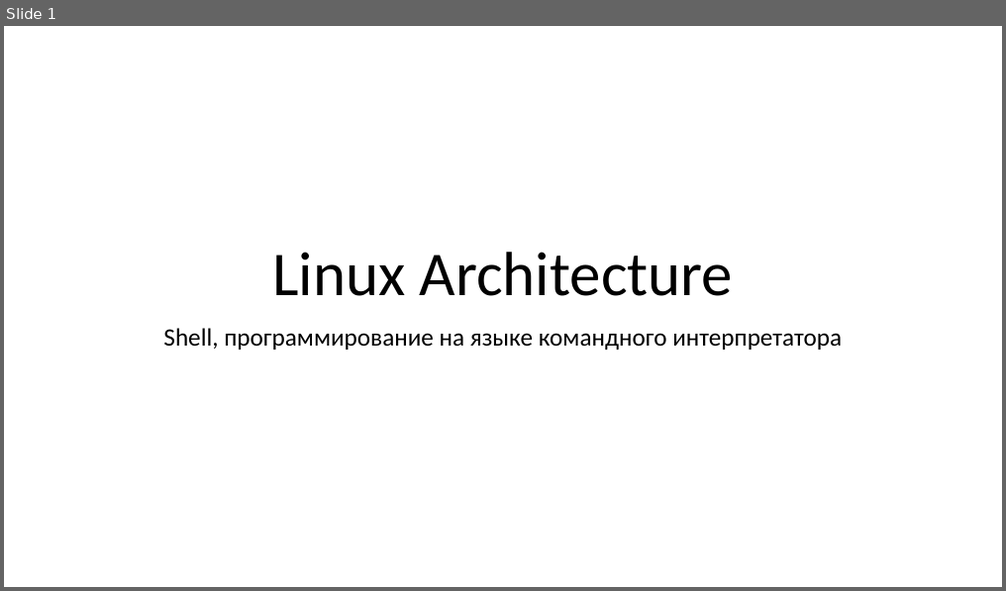
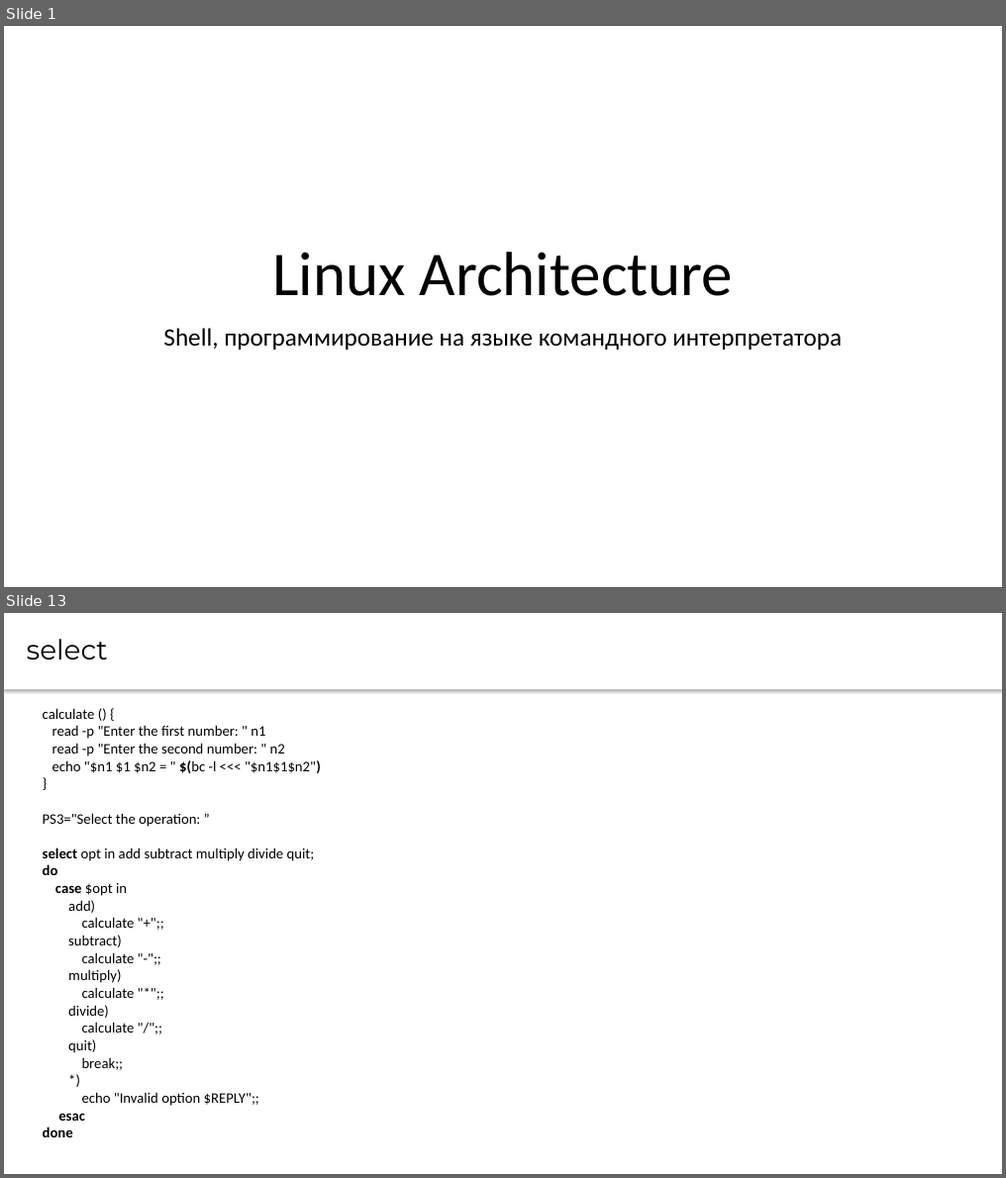
Before and after one commit to CsteerDevops1/lectures_devops2, a slide deck: LinuxArch/LinuxArch5.pptx. Shown one above the other, each under a label of ours: slide 1 before the commit, slides 1 and 13 after it; the slides between them are not shown. The pictures are 1006x591 and 1006x1178 pixels, drawn with LibreOffice and Linux fonts; fonts in the diff are those of the drawing. Boxes give left, top, right and bottom in pixels: in the first picture for what was removed or moved away, otherwise in the second. Text is boxed around its words. In the diff, an @@ line names an element or a change of style, - is before the commit and + after.

```diff
--- a/LinuxArch/LinuxArch5.pptx
+++ b/LinuxArch/LinuxArch5.pptx
@@ slide 13 added at [4,613,1002,1174], background #FFFFFF @@
@@ text added at [4,613,1002,689], fill #FFFFFF, 26.7 pt, text #000000 @@
+select
@@ text added at [43,708,321,1138], 14 pt, text #000000 @@
+calculate () {
+read -p "Enter the first number: " n1
+read -p "Enter the second number: " n2
+echo "$n1 $1 $n2 = " $(bc -l <<< "$n1$1$n2")
+}
+PS3="Select the operation: ”
+select opt in add subtract multiply divide quit;
+do
+case $opt in
+add)
+calculate "+";;
+subtract)
+calculate "-";;
+multiply)
+calculate "*";;
+divide)
+calculate "/";;
+quit)
+break;;
+*)
+echo "Invalid option $REPLY";;
+esac
+done
```
Also in this commit, not shown: 2 slides changed, 10 other slides added, 10 slides removed.
